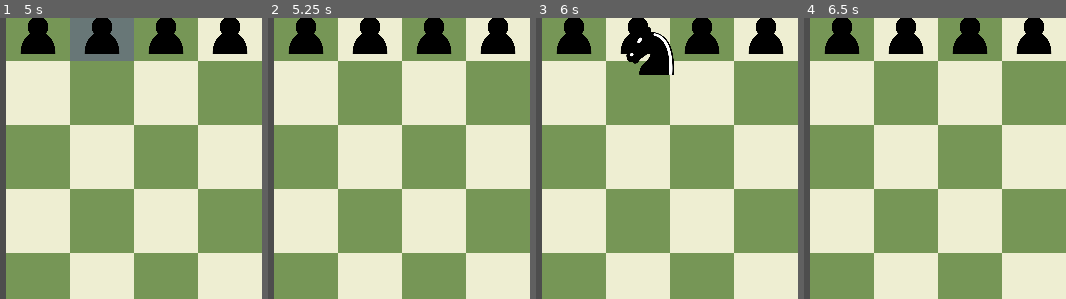
Above: before the commit, frames 1-4 (left to right).
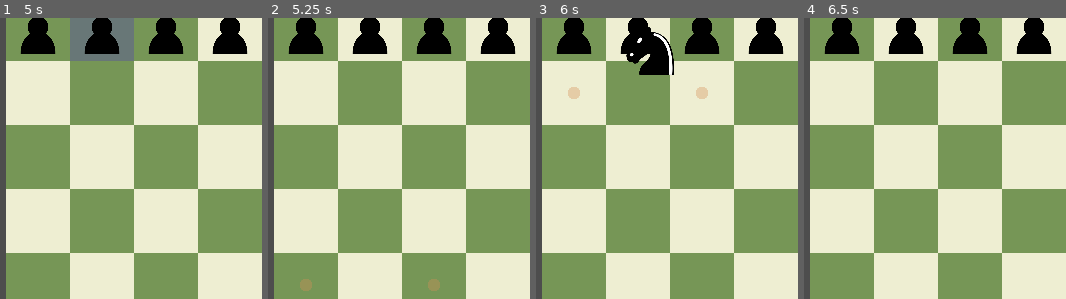
Above: after the commit, the same moments.

Repository: Lizard-Brain-Labs/chess-game
Game: Godot game, scene res://scenes/main.tscn
Same seed, same stepped clock (60 frames per second), same inputs: the game is played once before the commit and once after it.
Inputs (mouse positions are % of the whole screen's width and height, from its top left):
- Up to frame 1 (5 s): tap Enter at 0.5 s; drag from (7, 82) to (61, 30) at 0.52 s; drag from (7, 25) to (44, 75) at 1.27 s; move the mouse to (7, 93) at 2.02 s; press the mouse at (7, 93) at 2.03 s; release the mouse at (7, 93) at 2.75 s; tap Space at 2.75 s; drag from (7, 14) to (16, 37) at 2.77 s; drag from (19, 82) to (56, 53) at 3.52 s; drag from (19, 25) to (33, 27) at 4.27 s
- Up to frame 2 (5.25 s): move the mouse to (19, 93) at 5.02 s; press the mouse at (19, 93) at 5.03 s
- Up to frame 3 (6 s): release the mouse at (19, 93) at 5.75 s; tap Enter at 5.75 s; drag from (19, 14) to (27, 59) at 5.77 s
- Up to frame 4 (6.5 s): no input
The pictures show only the part of the screen within x 0-50%, y 23-73%; the shares and areas given below are measured in that part.

Frame 1 is identical in both runs. In frame 2, 0.3% of the frame differs, in the area x 12-66%, y 92-98%; in frame 3, 0.3%, in the area x 12-66%, y 24-29%; in frame 4, nothing differs.

Commit message:
overhaul Logic to MoveGenerator utility class

Diff:
--- a/scenes/chessboard.tscn
+++ b/scenes/chessboard.tscn
@@ -1,6 +1,6 @@
 [gd_scene load_steps=2 format=3 uid="uid://vxj8c4rl771d"]
 
-[ext_resource type="Script" uid="uid://20f5evbc42ou" path="res://scenes/chessboard.gd" id="1_ll7nw"]
+[ext_resource type="Script" uid="uid://20f5evbc42ou" path="res://scripts/chessboard.gd" id="1_ll7nw"]
 
 [node name="chessboard" type="Node2D"]
 script = ExtResource("1_ll7nw")
--- a/scenes/main.tscn
+++ b/scenes/main.tscn
@@ -1,6 +1,6 @@
 [gd_scene load_steps=3 format=3 uid="uid://dcy753c2sg5po"]
 
-[ext_resource type="Script" uid="uid://bomjay32hk2dv" path="res://scenes/main.gd" id="1_jyhfs"]
+[ext_resource type="Script" uid="uid://bomjay32hk2dv" path="res://scripts/main.gd" id="1_jyhfs"]
 [ext_resource type="PackedScene" uid="uid://vxj8c4rl771d" path="res://scenes/chessboard.tscn" id="2_0wfyh"]
 
 [node name="Root" type="Node2D"]
--- a/scenes/move_marker.tscn
+++ b/scenes/move_marker.tscn
@@ -1,6 +1,6 @@
 [gd_scene load_steps=3 format=3 uid="uid://2olvo5bmf4d5"]
 
-[ext_resource type="Script" uid="uid://cc4qjyoahlnn1" path="res://scenes/move_marker.gd" id="1_htbjf"]
+[ext_resource type="Script" uid="uid://cc4qjyoahlnn1" path="res://move_marker.gd" id="1_htbjf"]
 [ext_resource type="Texture2D" uid="uid://5m5jlolhaxwj" path="res://resources/circle.png" id="1_inkqd"]
 
 [node name="moveMarker" type="Control"]
--- a/scripts/BoardState.gd
+++ b/scripts/BoardState.gd
@@ -1,16 +1,6 @@
 class_name BoardState
 
 const BOARD_SIZE = 8
-
-class PieceData:
-	var type: String
-	var color: String
-	var square_grid: Vector2i
-
-	func _init(piece_type, piece_color, piece_square_grid):
-		self.type = piece_type
-		self.color = piece_color
-		self.square_grid = piece_square_grid
 
 var grid := []
 
@@ -22,7 +12,7 @@
 			grid[x].append(null)
 
 # Returns the piece data at a given position, or null
-func get_piece_at(pos: Vector2i) -> PieceData:
+func get_piece_at(pos: Vector2i) -> Piece:
 	if is_within_bounds(pos):
 		return grid[pos.x][pos.y]
 	return null
@@ -39,9 +29,6 @@
 		if not piece is Piece:
 			continue
 
-		var type = piece.type
-		var color = piece.color
-		var square_grid = piece.square_grid
-		var pdata = PieceData.new(type, color, square_grid)
-		state.grid[square_grid.x][square_grid.y] = pdata
+		var piece_pos = piece.square_grid
+		state.grid[piece_pos.x][piece_pos.y] = piece
 	return state
--- a/scripts/Logic.gd
+++ /dev/null
@@ -1,41 +0,0 @@
-class_name Logic
-
-# Convenience constants oriented the correct direction for Y up
-const UP = Vector2i.LEFT
-const DOWN = Vector2i.RIGHT
-const LEFT = Vector2i.DOWN
-const RIGHT = Vector2i.UP
-
-static func get_moves(piece_data, board: BoardState) -> Array:
-	var moves := []
-	var piece_pos = piece_data.square_grid
-	if piece_data.type == "pawn":
-		var dir = UP
-		if piece_data.color == "black":
-			dir = DOWN
-		var current = piece_pos + dir
-		var occupant = board.get_piece_at(current)
-		if occupant == null:
-			moves.append(current)
-			if (piece_pos.x == 6 and dir == UP) or (piece_pos.x == 1 and dir == DOWN): #starting row
-				current += dir
-				occupant = board.get_piece_at(current)
-				if occupant == null:
-					moves.append(current)
-
-	if piece_data.type == "rook":
-		var directions = [UP,DOWN,LEFT,RIGHT]
-		for dir in directions:
-			var current = piece_data.square_grid + dir
-			while board.is_within_bounds(current):
-				var occupant = board.get_piece_at(current)
-				if occupant == null:
-					moves.append(current)
-				elif occupant.color != piece_data.color:
-					moves.append(current)
-					break
-				else:
-					break  # friendly piece blocks path
-				current += dir
-
-	return moves
--- /dev/null
+++ b/scripts/MoveGenerator.gd
@@ -0,0 +1,134 @@
+# MoveGenerator.gd
+# Static Utility class for generating psuedo-legal moves for pieces.
+class_name MoveGenerator
+
+const NORTH = Vector2i.LEFT
+const SOUTH = Vector2i.RIGHT
+const WEST = Vector2i.DOWN
+const EAST = Vector2i.UP
+
+const NE = NORTH + EAST
+const NW = NORTH + WEST
+const SE = SOUTH + EAST
+const SW = SOUTH + WEST
+
+static func get_moves(piece: Piece, board: BoardState) -> Array:
+	match piece.type:
+		"pawn":
+			return _get_pawn_moves(piece, board)
+		"rook":
+			return _get_moves_in_directions(
+				board, piece, [NORTH, SOUTH, WEST, EAST]
+			)
+		"bishop":
+			return _get_moves_in_directions(
+				board, piece, [NE, NW, SE, SW]
+			)
+		"queen":
+			return _get_moves_in_directions(
+				board, piece,
+				[NORTH, SOUTH, WEST, EAST, NE, NW, SE, SW]
+			)
+		"knight":
+			return _get_knight_moves(piece, board)
+		"king":
+			return _get_king_moves(piece, board)
+		_:
+			print("Unknown piece type: %s" % piece.type)
+			return []
+
+static func _get_pawn_moves(piece: Piece, board: BoardState) -> Array:
+	var moves := []
+	var dir = NORTH if piece.color == "white" else SOUTH
+	var pos = piece.square_grid
+	var next = pos + dir
+	if board.is_within_bounds(next) and board.get_piece_at(next) == null:
+		moves.append(next)
+		# Double move if pawn hasn't moved yet
+		var double_next = next + dir
+		if not piece.has_moved and board.get_piece_at(double_next) == null:
+			moves.append(double_next)
+	# Captures
+	for diag in [dir + EAST, dir + WEST]:
+		var target = pos + diag
+		if board.is_within_bounds(target):
+			var occupant = board.get_piece_at(target)
+			if occupant and occupant.color != piece.color:
+				moves.append(target)
+	return moves
+
+static func _get_moves_in_directions(
+	board: BoardState, piece: Piece, directions: Array, max_distance := 8
+) -> Array:
+	var moves := []
+	for dir in directions:
+		var current = piece.square_grid + dir
+		var steps = 1
+		while board.is_within_bounds(current) and steps <= max_distance:
+			var occupant = board.get_piece_at(current)
+			if occupant == null:
+				moves.append(current)
+			elif occupant.color != piece.color:
+				moves.append(current)
+				break
+			else:
+				break
+			current += dir
+			steps += 1
+	return moves
+
+static func _get_knight_moves(piece, board: BoardState) -> Array:
+	var moves := []
+	var jumps = [
+		Vector2i(-2, -1), Vector2i(-2, 1), Vector2i(-1, -2), Vector2i(-1, 2),
+		Vector2i(1, -2), Vector2i(1, 2), Vector2i(2, -1), Vector2i(2, 1)
+	]
+	for jump in jumps:
+		var target = piece.square_grid + jump
+		if board.is_within_bounds(target):
+			var occupant = board.get_piece_at(target)
+			if occupant == null or occupant.color != piece.color:
+				moves.append(target)
+	return moves
+
+static func _get_king_moves(piece: Piece, board: BoardState) -> Array:
+	var moves = _get_moves_in_directions(
+		board, piece,
+		[NORTH, SOUTH, WEST, EAST, NE, NW, SE, SW], 1)
+	moves += _get_castling_moves(piece, board)
+	return moves
+
+static func _get_castling_moves(piece, board: BoardState) -> Array:
+	var moves := []
+	if piece.has_moved:
+		return moves # King has moved, can't castle
+
+	var row = piece.square_grid.x
+	var col = piece.square_grid.y
+	var color = piece.color
+
+	# Kingside castling
+	var kingside_rook_pos = Vector2i(row, 7)
+	var kingside_rook = board.get_piece_at(kingside_rook_pos)
+	if kingside_rook and kingside_rook.type == "rook" and kingside_rook.color == color and not kingside_rook.has_moved:
+		var clear = true
+		for y in range(col + 1, 7):
+			if board.get_piece_at(Vector2i(row, y)) != null:
+				clear = false
+				break
+		if clear:
+			moves.append(Vector2i(row, col + 2))
+
+	# Queenside castling
+	var queenside_rook_pos = Vector2i(row, 0)
+	var queenside_rook = board.get_piece_at(queenside_rook_pos)
+	if queenside_rook and queenside_rook.type == "rook" and queenside_rook.color == color and not queenside_rook.has_moved:
+		var clear = true
+		for y in range(col - 1, 0, -1):
+			if board.get_piece_at(Vector2i(row, y)) != null:
+				clear = false
+				break
+		if clear:
+			moves.append(Vector2i(row, col - 2))
+
+	return moves
--- a/scenes/main.gd
+++ b/scripts/main.gd
@@ -55,7 +55,7 @@
 		selected_square = board.squares[selected_piece.square_name]
 		selected_square.self_modulate = Color.SLATE_GRAY
 		print("Selected: %s on %s" % [selected_piece.name, selected_square.name])
-		var moves = Logic.get_moves(selected_piece, board_state)
+		var moves = MoveGenerator.get_moves(selected_piece, board_state)
 		for move in moves:
 			add_marker(board.square_from_cell(move))
 
@@ -85,11 +85,13 @@
 			return true
 	return false
 
+# TODO: Add a Move class to represent a move action: to, from, capture, castle, promotion, etc.
 func _move_selected_piece_to(square: Square):
 	square.self_modulate = Color.SLATE_GRAY
 	selected_piece.position = square.position
 	selected_piece.square_name = square.name
 	selected_piece.square_grid = Vector2i(square.rank, square.file)
+	selected_piece.has_moved = true
 	_next_turn()
 
 func _reset_piece_to_selected_square():
--- a/scripts/piece.gd
+++ b/scripts/piece.gd
@@ -6,6 +6,7 @@
 @export var color: String
 var square_name: String
 var square_grid: Vector2i
+var has_moved: bool = false
 
 # Convenience constants oriented the correct direction for Y up
 const UP = Vector2i.LEFT
Renamed: scenes/move_marker.gd -> move_marker.gd
Renamed: scenes/move_marker.gd.uid -> move_marker.gd.uid
Not shown, added: scripts/MoveGenerator.gd.uid
Renamed: scenes/chessboard.gd -> scripts/chessboard.gd
Renamed: scenes/chessboard.gd.uid -> scripts/chessboard.gd.uid
Renamed: scenes/main.gd.uid -> scripts/main.gd.uid
